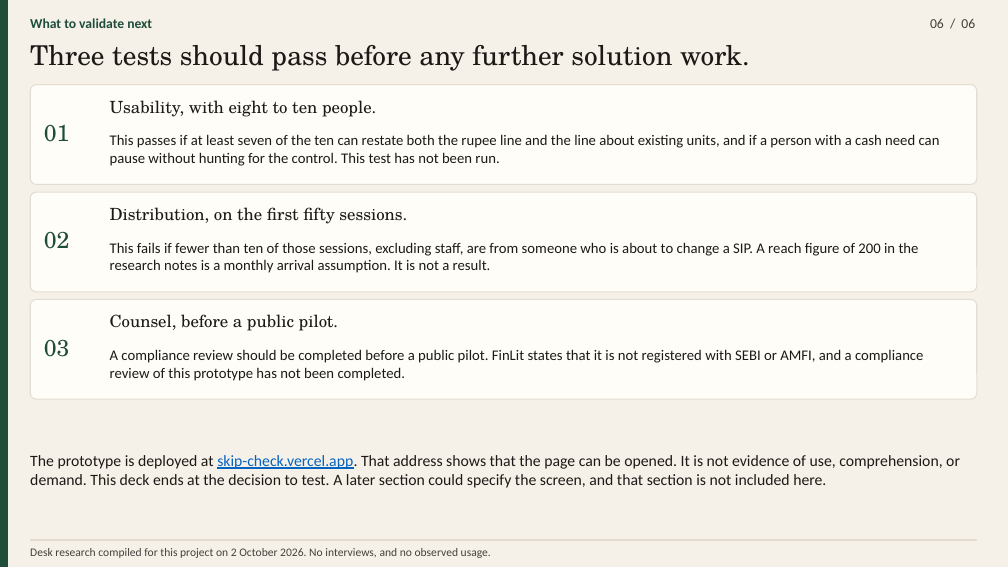
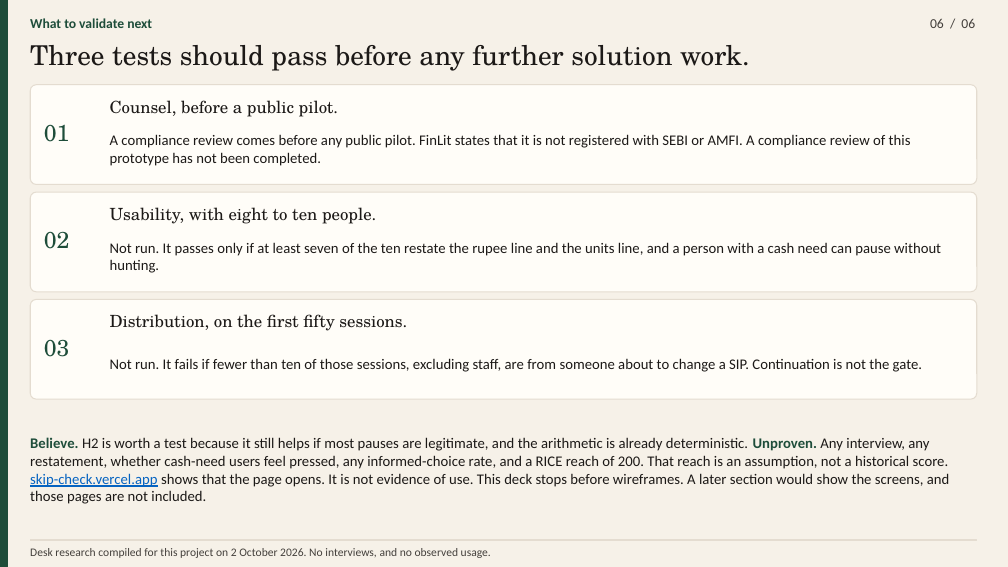
Before and after one commit to parthkapoor2402/finlit-ventures, a slide deck: slide 6 of presentation/out/finlit-skip-check-strategy.pptx. Drawn at 1008x567 pixels with LibreOffice and Linux fonts; fonts in the diff are those of the drawing. Boxes give left, top, right and bottom in pixels: in the first picture for what was removed or moved away, otherwise in the second. Text is boxed around its words. In the diff, an @@ line names an element or a change of style, - is before the commit and + after.

```diff
--- a/presentation/out/finlit-skip-check-strategy.pptx
+++ b/presentation/out/finlit-skip-check-strategy.pptx
@@ text at bbox=[110, 100, 338, 117]: text changed @@
-Usability, with eight to ten people.
+Counsel, before a public pilot.
@@ text at bbox=[110, 134, 911, 166]: text changed @@
-This passes if at least seven of the ten can restate both the rupee line and the line about existing units, and if a person with a cash need can pause without hunting for the control. This test has not been run.
+A compliance review comes before any public pilot. FinLit states that it is not registered with SEBI or AMFI. A compliance review of this prototype has not been completed.
@@ text at bbox=[110, 207, 376, 224]: text changed @@
-Distribution, on the first fifty sessions.
+Usability, with eight to ten people.
@@ text at bbox=[110, 242, 941, 273]: text changed @@
-This fails if fewer than ten of those sessions, excluding staff, are from someone who is about to change a SIP. A reach figure of 200 in the research notes is a monthly arrival assumption. It is not a result.
+Not run. It passes only if at least seven of the ten restate the rupee line and the units line, and a person with a cash need can pause without hunting.
@@ text at bbox=[110, 314, 407, 331]: text changed @@
-Counsel, before a public pilot.
+Distribution, on the first fifty sessions.
@@ text at bbox=[110, 358, 922, 372]: text changed @@
-A compliance review should be completed before a public pilot. FinLit states that it is not registered with SEBI or AMFI, and a compliance review of this prototype has not been completed.
+Not run. It fails if fewer than ten of those sessions, excluding staff, are from someone about to change a SIP. Continuation is not the gate.
@@ text at bbox=[30, 437, 949, 504]: text changed; size 15 to 14 pt @@
-The prototype is deployed at skip-check.vercel.app. That address shows that the page can be opened. It is not evidence of use, comprehension, or demand. This deck ends at the decision to test. A later section could specify the screen, and that section is not included here.
+Believe. H2 is worth a test because it still helps if most pauses are legitimate, and the arithmetic is already deterministic. Unproven. Any interview, any restatement, whether cash-need users feel pressed, any informed-choice rate, and a RICE reach of 200. That reach is an assumption, not a historical score. skip-check.vercel.app shows that the page opens. It is not evidence of use. This deck stops before wireframes. A later section would show the screens, and those pages are not included.
```
Also in this commit, not shown: 5 other slides changed, 5 other files.
